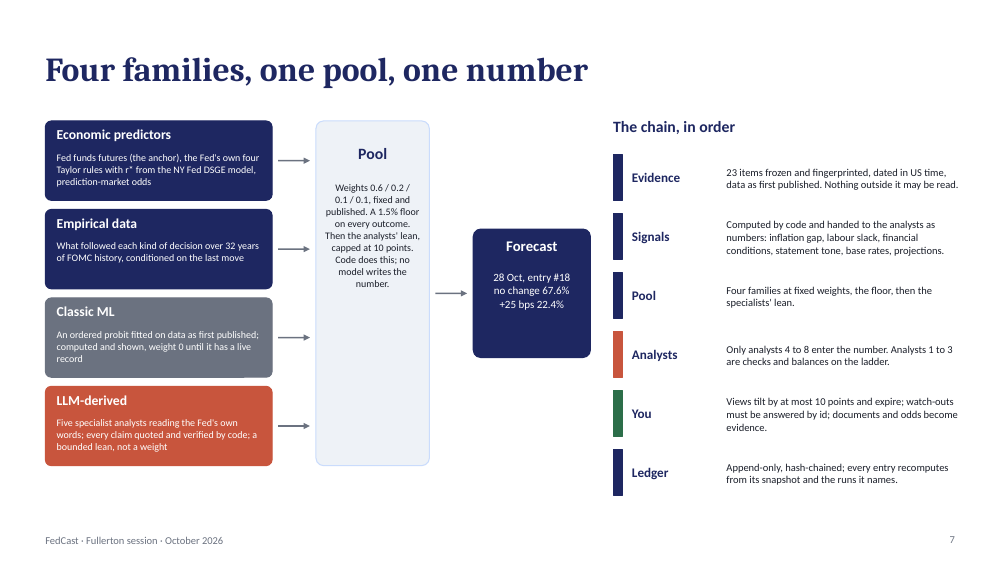
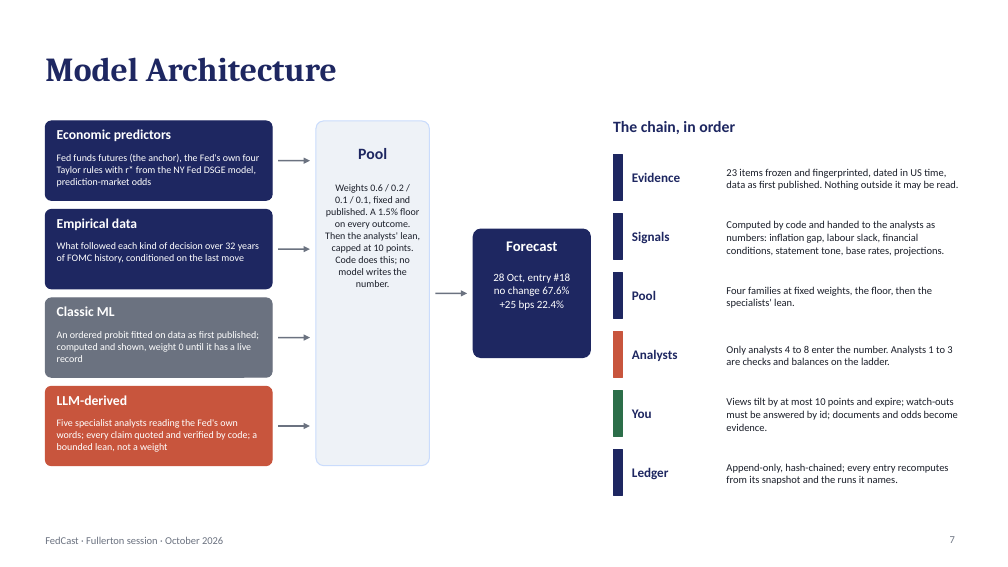
Before and after one commit to kmt112/fed-forecast, a slide deck: slide 7 of docs/FedCast_Fullerton.pptx. Drawn at 1008x567 pixels with LibreOffice and Linux fonts; fonts in the diff are those of the drawing. Boxes give left, top, right and bottom in pixels: in the first picture for what was removed or moved away, otherwise in the second. Text is boxed around its words. In the diff, an @@ line names an element or a change of style, - is before the commit and + after.

```diff
--- a/docs/FedCast_Fullerton.pptx
+++ b/docs/FedCast_Fullerton.pptx
@@ title at (45, 57, 337, 82): text changed @@
-Four families, one pool, one number
+Model Architecture
```
Also in this commit, not shown: 7 other slides changed, 3 other files.
